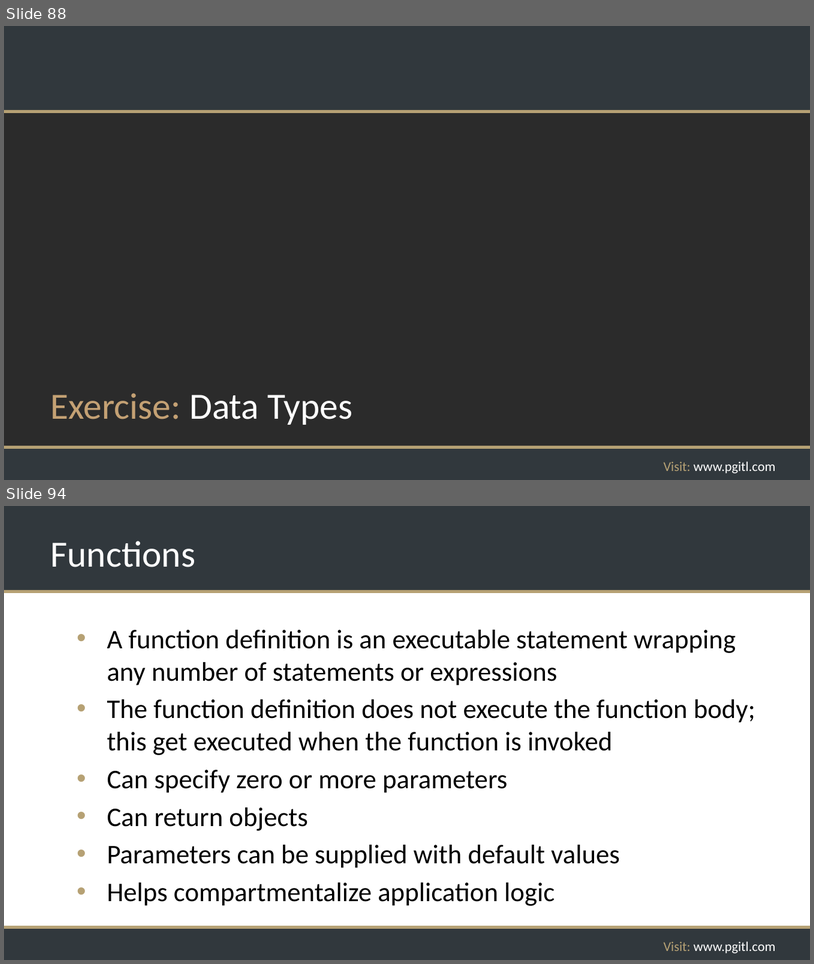
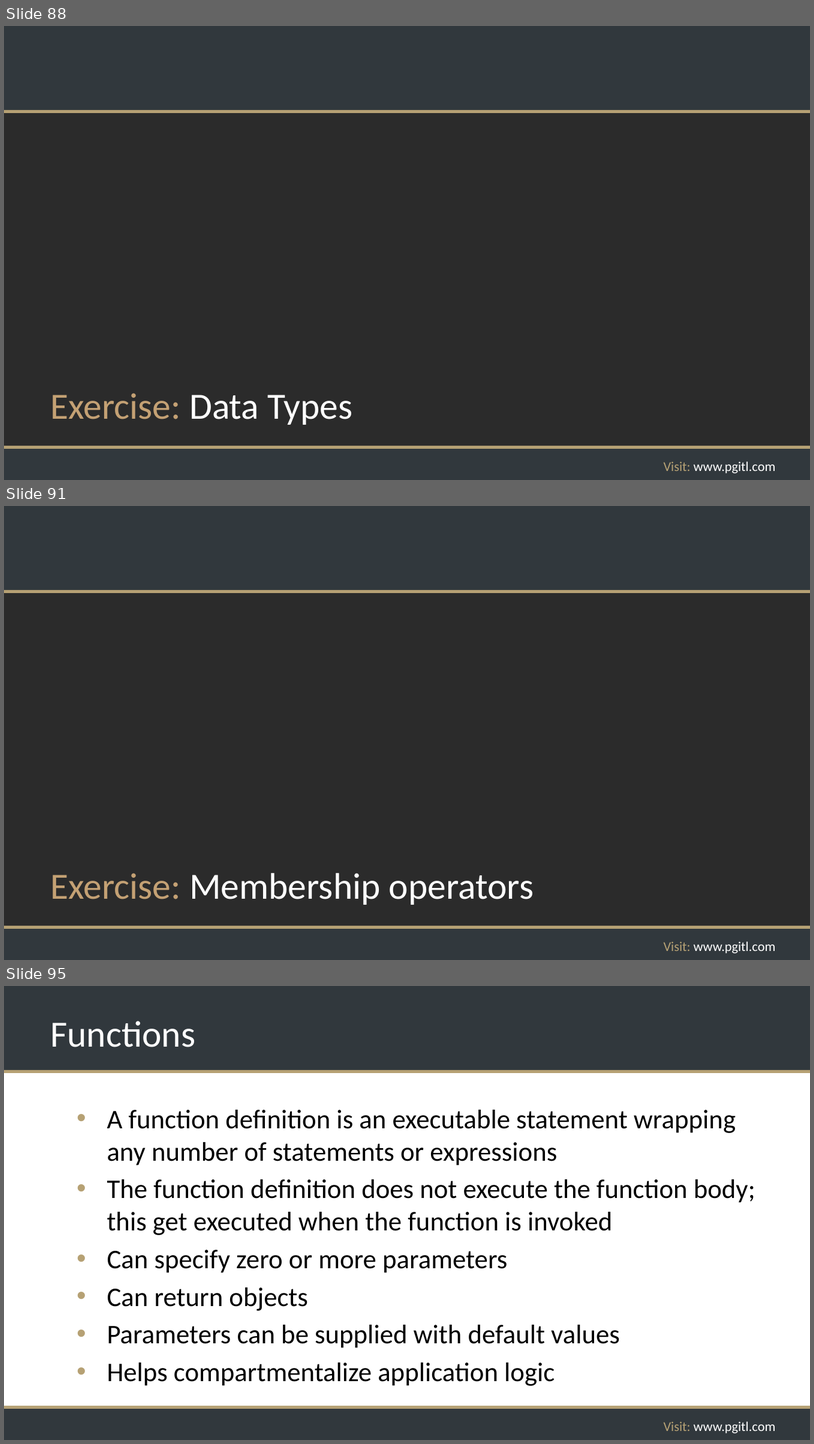
Before and after one commit to rikkouri/project-a, a slide deck: Programming Foundations.pptx. Shown one above the other, each under a label of ours: slides 88 and 94 before the commit, slides 88, 91 and 95 after it; the slides between them are not shown. The pictures are 814x964 and 814x1444 pixels, drawn with LibreOffice and Linux fonts; fonts in the diff are those of the drawing; background and template pictures are left out; a plain dark background stands for a picture behind light text. Boxes give left, top, right and bottom in pixels: in the first picture for what was removed or moved away, otherwise in the second. Text is boxed around its words. In the diff, an @@ line names an element or a change of style, - is before the commit and + after.

Commit message:
Improved membership ops slides and added exercise

```diff
--- a/Programming Foundations.pptx
+++ b/Programming Foundations.pptx
@@ slide 91 added at (4, 506, 810, 960), background picture (left out); not listed: 5 template elements that a slide beside it also shows @@
@@ title added at (50, 873, 534, 904), 44 pt, text #FFFFFF @@
+Exercise: Membership operators
@@ what was slide 94 is now slide 95 @@
```
Also in this commit, not shown: 3 slides changed, 2 other slides added, 2 slides removed.
